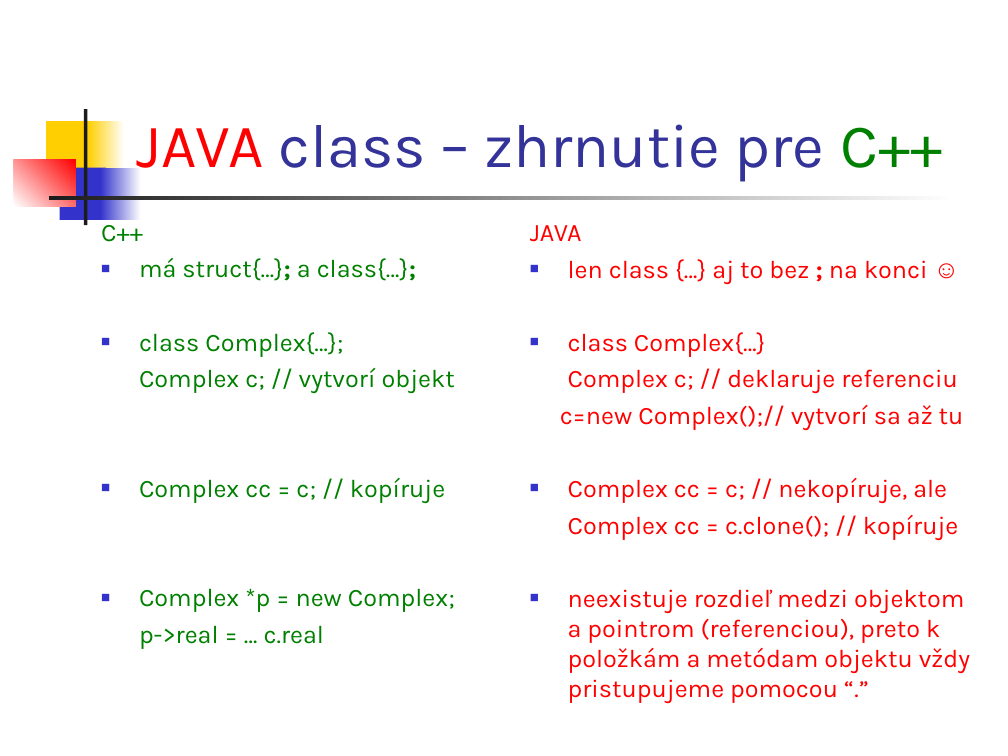
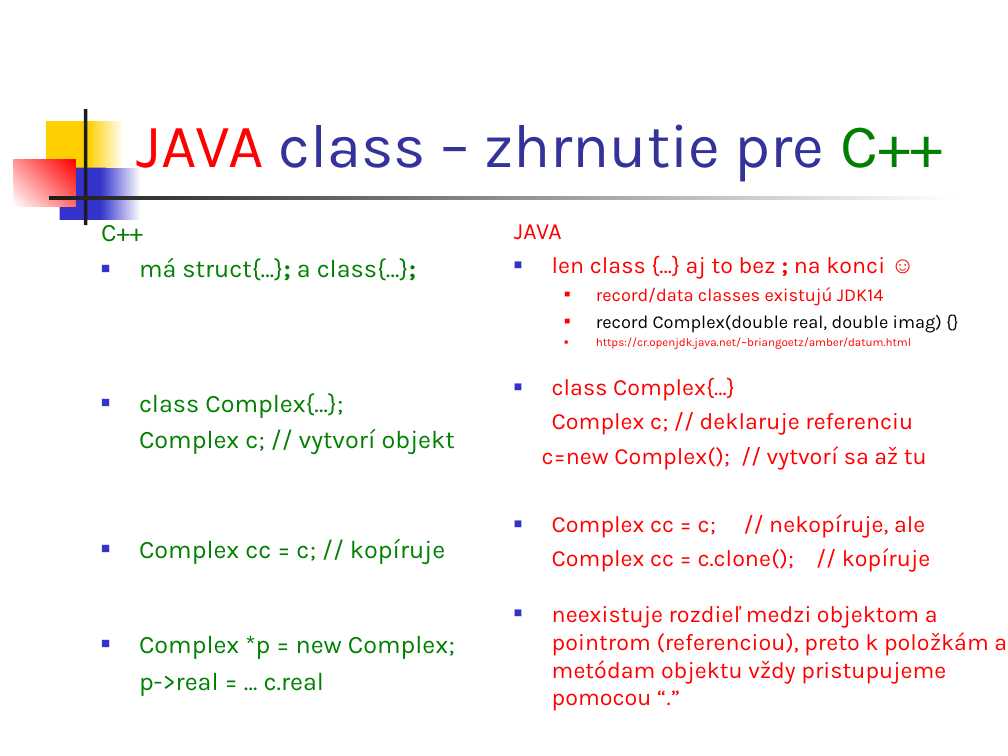
Before and after one commit to Programovanie4/Prednasky, a slide deck: slide 20 of 03/03_java.ppt (slide 19 before the commit). Drawn at 1008x756 pixels with LibreOffice and Linux fonts; fonts in the diff are those of the drawing. Boxes give left, top, right and bottom in pixels: in the first picture for what was removed or moved away, otherwise in the second. Text is boxed around its words. In the diff, an @@ line names an element or a change of style, - is before the commit and + after.

```diff
--- a/03/03_java.ppt
+++ b/03/03_java.ppt
@@ text "C++" rewrapped from (101, 218, 455, 649) to (101, 218, 455, 696) @@
@@ text "JAVA": place and size @@
-text "JAVA" at (530, 225, 970, 703)
+text "JAVA" at (514, 224, 1007, 711)
@@ text at (514, 224, 1007, 711): size 18 to 16.6 pt in "JAVA", "len class {…} aj to bez ; ...", "class Complex{…}", "Complex c; // deklaruje referenciu" and 3 more places @@
@@ text at (596, 337, 911, 349): paragraphs added @@
+  ■ record/data classes existujú JDK14
+  ■ record Complex(double real, double imag) {}
+  ■ https://cr.openjdk.java.net/~briangoetz/amber/datum.html
@@ text at (542, 446, 927, 469): text changed; size 18 to 16.6 pt @@
-c=new Complex();// vytvorí sa až tu
+c=new Complex(); // vytvorí sa až tu
```
Also in this commit, not shown: 5 other slides changed, 4 slides added, 1 other file.
